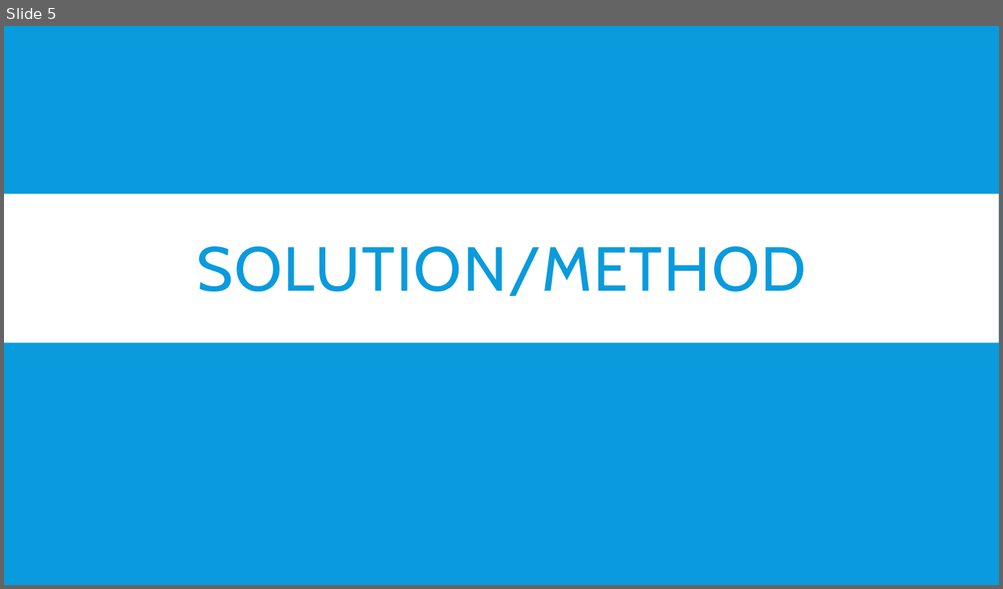
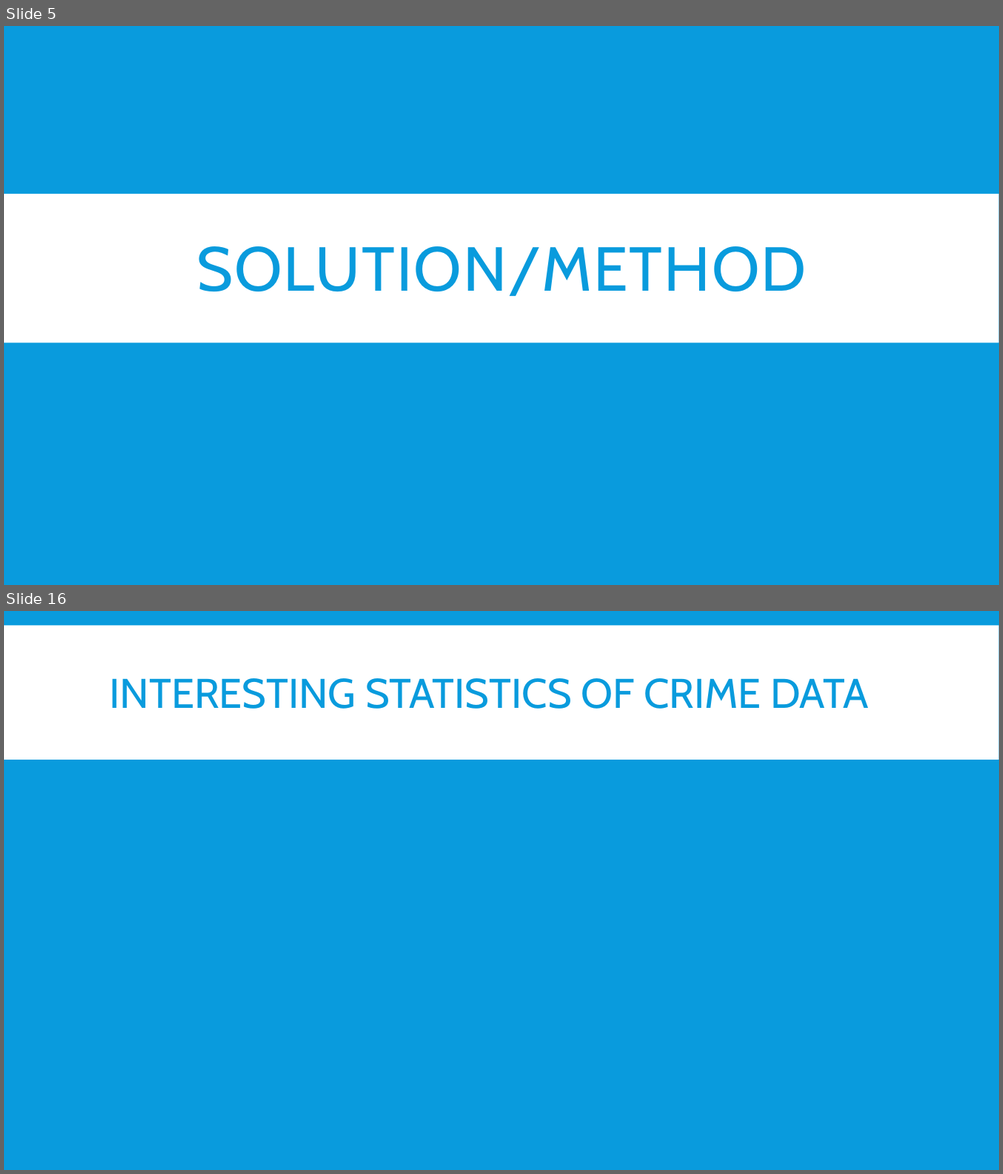
Before and after one commit to mitresh95/ImpactOfCrimeOnHousing, a slide deck: Presentation.pptx. Shown one above the other, each under a label of ours: slide 5 before the commit, slides 5 and 16 after it; the slides between them are not shown. The pictures are 1003x589 and 1003x1174 pixels, drawn with LibreOffice and Linux fonts; fonts in the diff are those of the drawing. Boxes give left, top, right and bottom in pixels: in the first picture for what was removed or moved away, otherwise in the second. Text is boxed around its words. In the diff, an @@ line names an element or a change of style, - is before the commit and + after.

```diff
--- a/Presentation.pptx
+++ b/Presentation.pptx
@@ slide 16 added at (4, 611, 999, 1170), background #099BDD @@
@@ rectangle added at (4, 625, 999, 760), fill #FFFFFF @@
@@ title added at (110, 678, 868, 709), 40 pt, text #099BDD @@
+INTERESTING STATISTICS OF CRIME DATA
```
Also in this commit, not shown: 10 other slides added.
